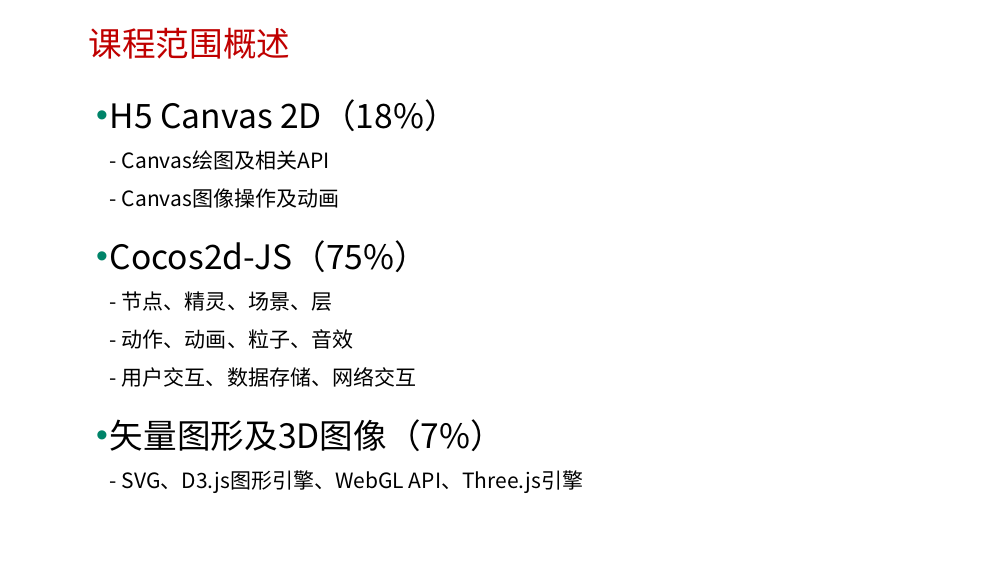
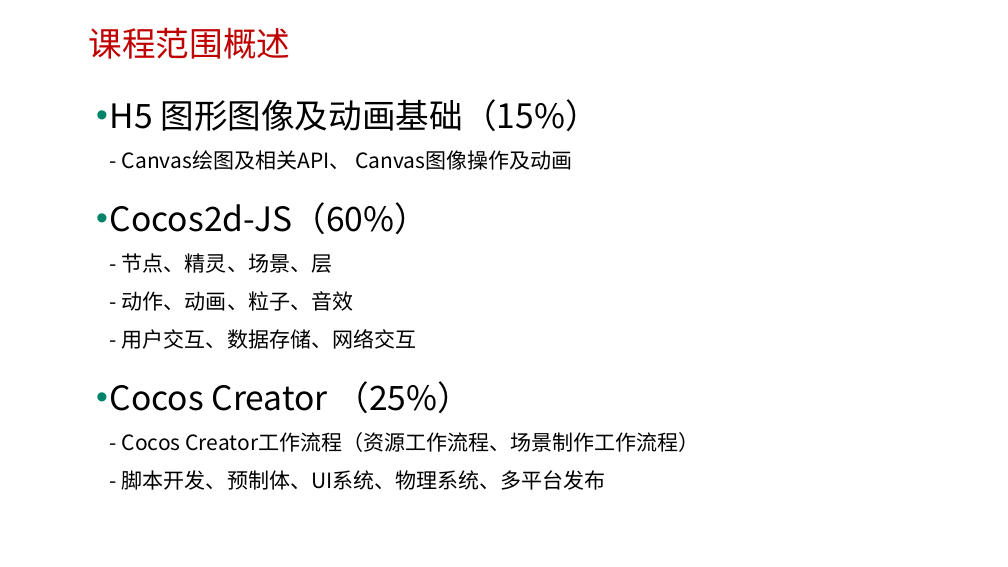
Before and after one commit to edu2act/course-H5-Animation-and-Game-Development, a slide deck: slide 2 of materials/slides/ch01.pptx. Drawn at 1008x567 pixels with LibreOffice and Linux fonts; fonts in the diff are those of the drawing; background and template pictures are left out. Boxes give left, top, right and bottom in pixels: in the first picture for what was removed or moved away, otherwise in the second. Text is boxed around its words. In the diff, an @@ line names an element or a change of style, - is before the commit and + after.

```diff
--- a/materials/slides/ch01.pptx
+++ b/materials/slides/ch01.pptx
@@ text at (x1=110, y1=99, x2=699, y2=490): text changed @@
-• H5 Canvas 2D（18%）
-  - Canvas绘图及相关API
-  - Canvas图像操作及动画
-• Cocos2d-JS（75%）
-  - 节点、精灵、场景、层
-  - 动作、动画、粒子、音效
-  - 用户交互、数据存储、网络交互
-• 矢量图形及3D图像（7%）
-  - SVG、D3.js图形引擎、WebGL API、Three.js引擎
+• H5 图形图像及动画基础（15%）
+  - Canvas绘图及相关API、 Canvas图像操作及动画
+• Cocos2d-JS（60%）
+  - 节点、精灵、场景、层
+  - 动作、动画、粒子、音效
+  - 用户交互、数据存储、网络交互
+• Cocos Creator （25%）
+  - Cocos Creator工作流程（资源工作流程、场景制作工作流程）
+  - 脚本开发、预制体、UI系统、物理系统、多平台发布
```
Also in this commit, not shown: 4 other slides changed, 1 other file.
